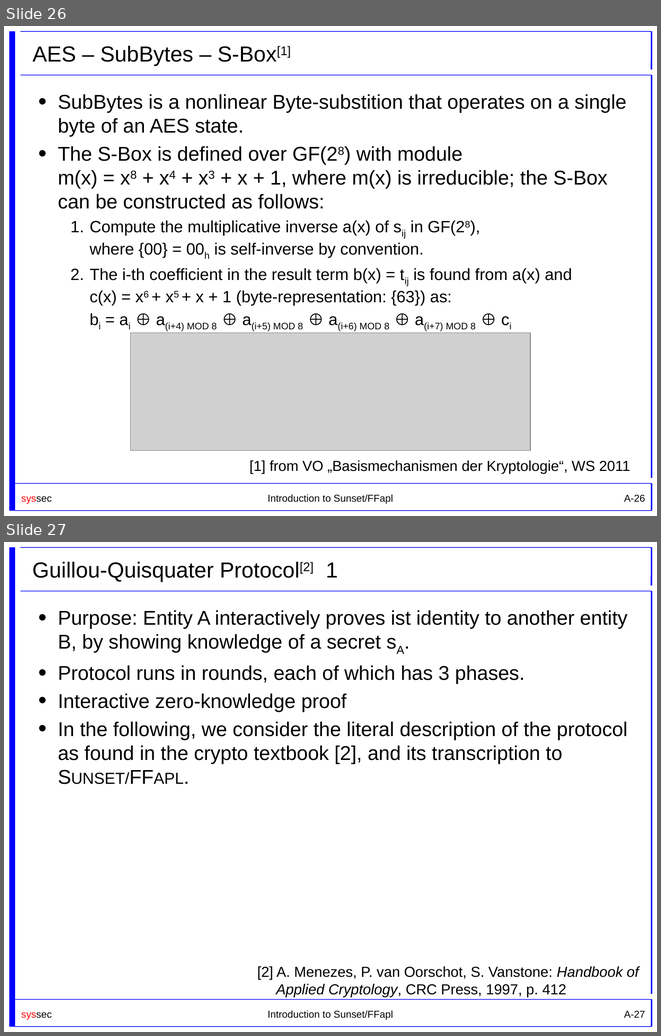
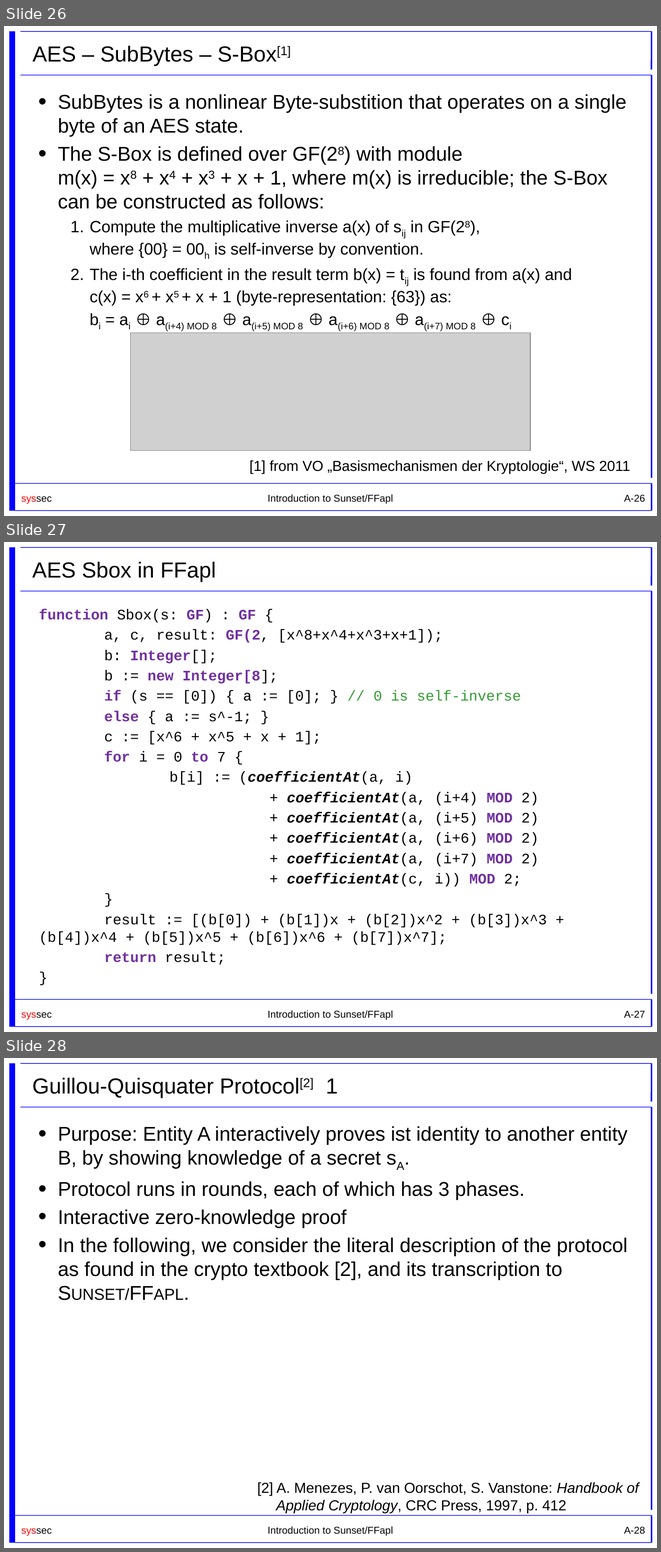
Before and after one commit to cryptool-org/cryptobrief, a slide deck: manual (drafts)/Sunset_Slides_UniKlu.pptx. Shown one above the other, each under a label of ours: slides 26 and 27 before the commit, slides 26, 27 and 28 after it. The pictures are 661x1036 and 661x1552 pixels, drawn with LibreOffice and Linux fonts; fonts in the diff are those of the drawing; grey boxes stand for pictures. Boxes give left, top, right and bottom in pixels: in the first picture for what was removed or moved away, otherwise in the second. Text is boxed around its words. In the diff, an @@ line names an element or a change of style, - is before the commit and + after.

```diff
--- a/manual (drafts)/Sunset_Slides_UniKlu.pptx
+++ b/manual (drafts)/Sunset_Slides_UniKlu.pptx
@@ slide 27 added at [4, 542, 657, 1032], background #FFFFFF; not listed: 11 template elements that a slide beside it also shows @@
@@ title added at [32, 562, 216, 582], 24 pt, text #000000 @@
+AES Sbox in FFapl
@@ text added at [39, 609, 547, 964], 16 pt, text #000000 @@
+function Sbox(s: GF) : GF {
+a, c, result: GF(2, [x^8+x^4+x^3+x+1]);
+b: Integer[];
+b := new Integer[8];
+if (s == [0]) { a := [0]; } // 0 is self-inverse
+else { a := s^-1; }
+c := [x^6 + x^5 + x + 1];
+for i = 0 to 7 {
+b[i] := (coefficientAt(a, i)
++ coefficientAt(a, (i+4) MOD 2)
++ coefficientAt(a, (i+5) MOD 2)
++ coefficientAt(a, (i+6) MOD 2)
++ coefficientAt(a, (i+7) MOD 2)
++ coefficientAt(c, i)) MOD 2;
+}
+result := [(b[0]) + (b[1])x + (b[2])x^2 + (b[3])x^3 + (b[4])x^4 + (b[5])x^5 + (b[6])x^6 + (b[7])x^7];
+return result;
+}
@@ what was slide 27 is now slide 28 @@
@@ page number at [624, 1527, 645, 1533]: text changed @@
-A-27
+A-28
```
Also in this commit, not shown: 6 slides changed, 1 other file.
